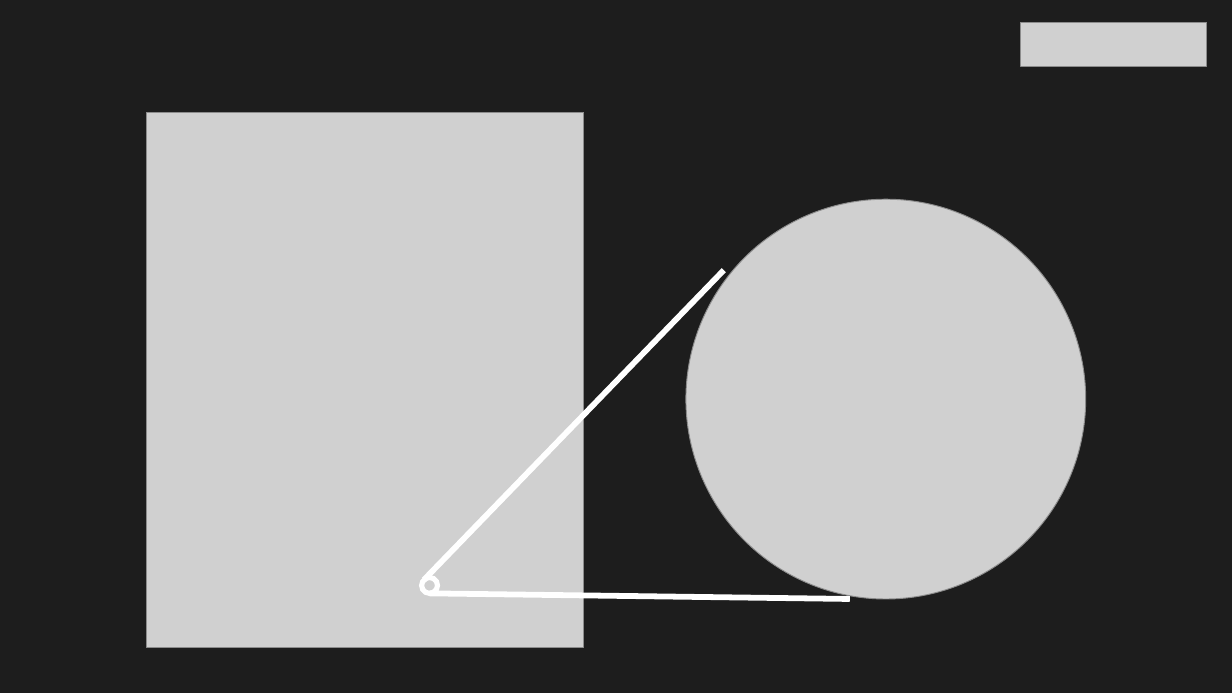
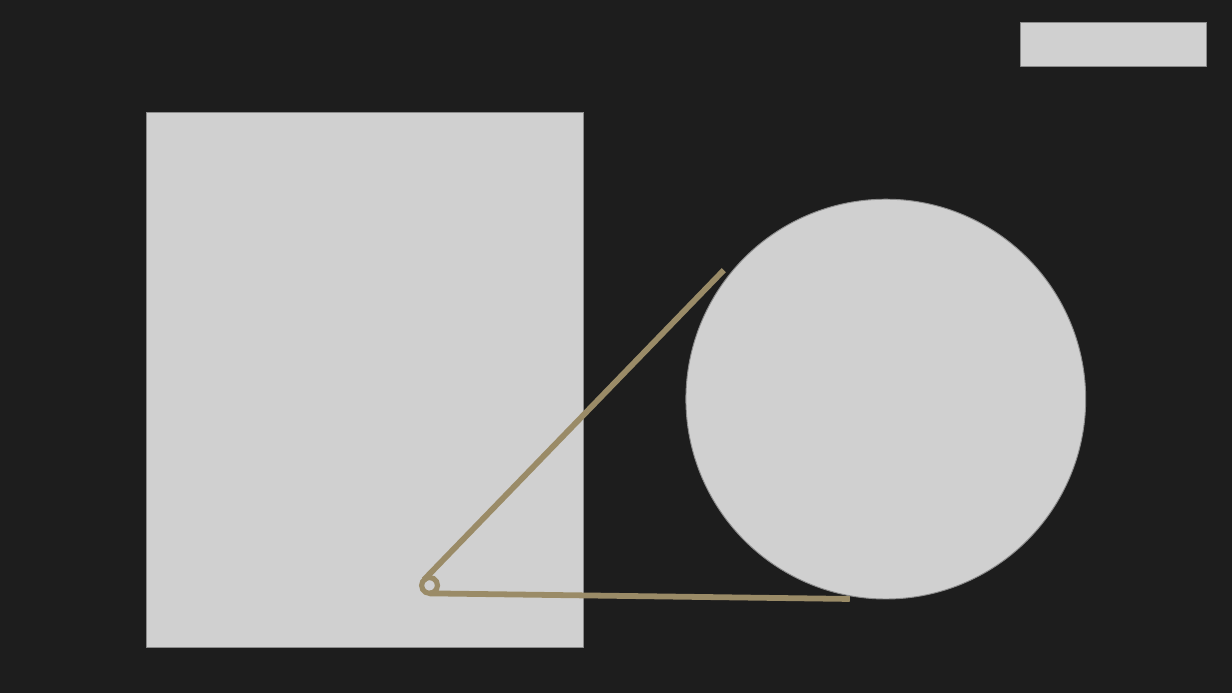
Before and after one commit to stefan-scholz/klimaforschungsdaten, a slide deck: slide 6 of docs/pitchdeck.pptx (slide 5 before the commit). Drawn at 1232x693 pixels with LibreOffice and Linux fonts; fonts in the diff are those of the drawing; grey boxes stand for pictures. Boxes give left, top, right and bottom in pixels: in the first picture for what was removed or moved away, otherwise in the second. Text is boxed around its words. In the diff, an @@ line names an element or a change of style, - is before the commit and + after.

```diff
--- a/docs/pitchdeck.pptx
+++ b/docs/pitchdeck.pptx
@@ line (424, 580) - (724, 270): stroke #FFFFFF 4.5 pt to #9A8B67 4.5 pt @@
@@ ellipse at box(421, 578, 437, 593): outline #FFFFFF 4 pt to #9A8B67 4 pt @@
@@ line (430, 593) - (850, 599): stroke #FFFFFF 4.5 pt to #9A8B67 4.5 pt @@
```
Also in this commit, not shown: 2 other slides changed, 2 slides added, 1 other file.
